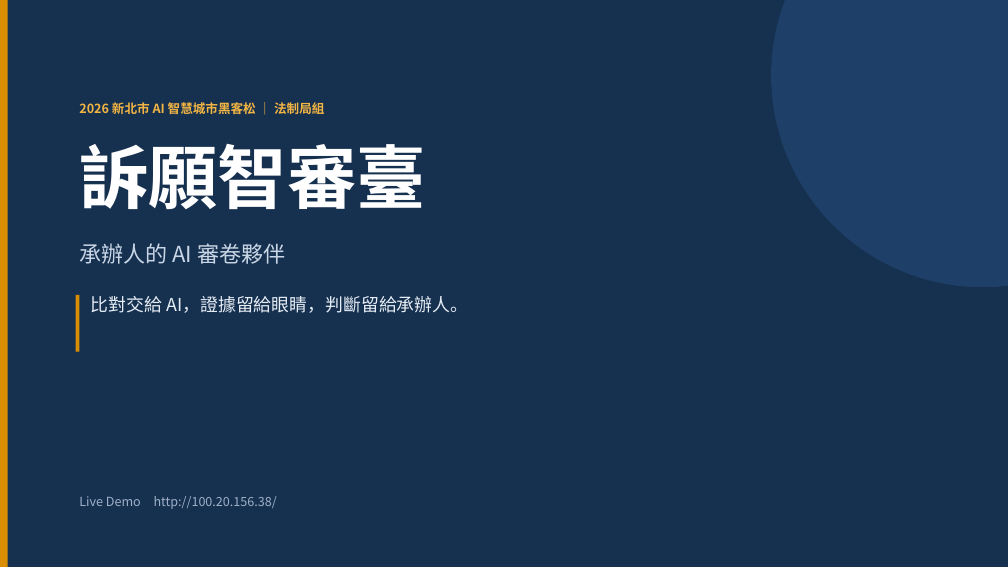
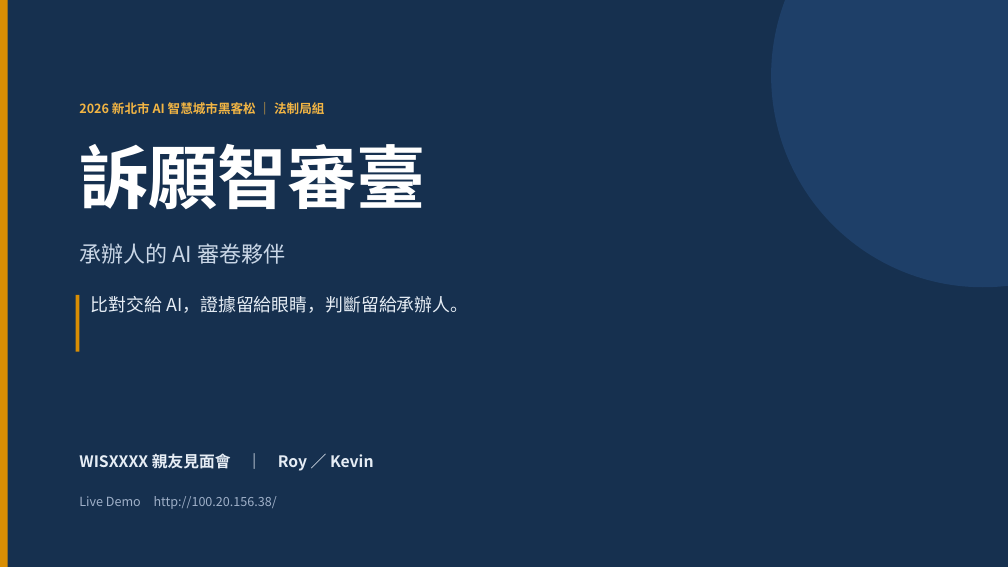
Before and after one commit to KevinMursh/hackathon_wisxxxx, a slide deck: slide 1 of docs/提案/提案簡報-訴願智審臺.pptx. Drawn at 1008x567 pixels with LibreOffice and Linux fonts; fonts in the diff are those of the drawing. Boxes give left, top, right and bottom in pixels: in the first picture for what was removed or moved away, otherwise in the second. Text is boxed around its words. In the diff, an @@ line names an element or a change of style, - is before the commit and + after.

```diff
--- a/docs/提案/提案簡報-訴願智審臺.pptx
+++ b/docs/提案/提案簡報-訴願智審臺.pptx
@@ text added at (x1=79, y1=453, x2=374, y2=471), 15 pt, text #E6EDF5, bold @@
+WISXXXX 親友見面會 ｜ Roy ／ Kevin
```
Also in this commit, not shown: 2 other slides changed, 1 slide added, 1 slide removed, 3 other files.
